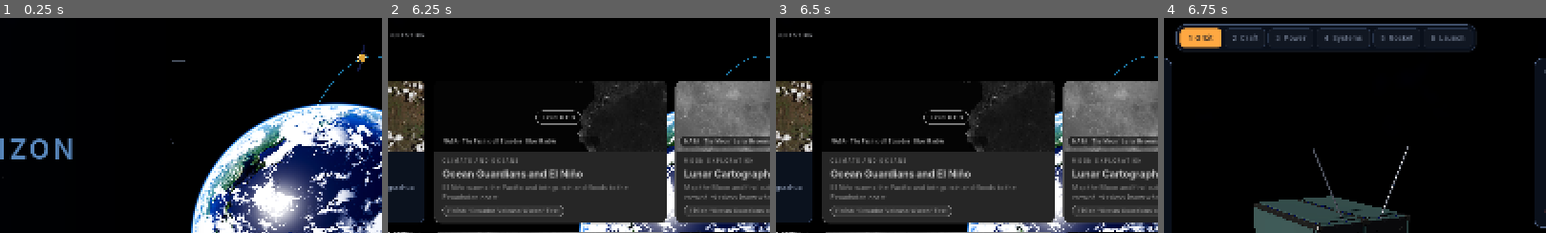
Above: before the commit, frames 1-4 (left to right).
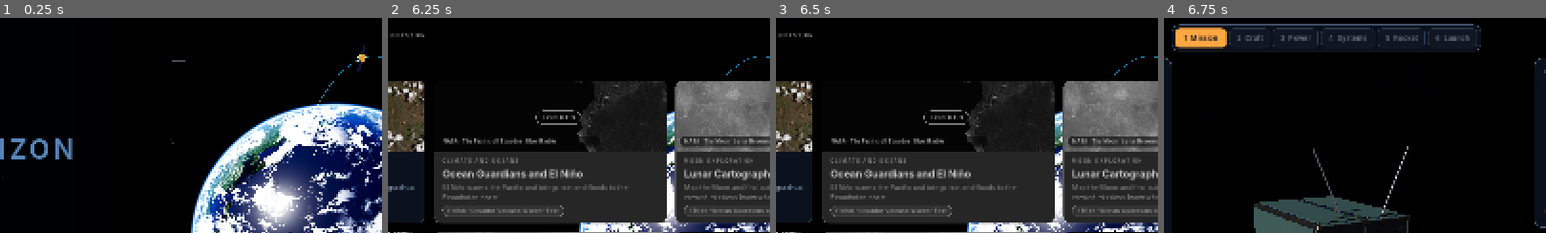
Above: after the commit, the same moments.

Repository: alexanderkholodov1/farpoint-horizon
Game: Godot game, scene res://scenes/main.tscn
Same seed, same stepped clock (60 frames per second), same inputs: the game is played once before the commit and once after it.
Inputs (mouse positions are % of the whole screen's width and height, from its top left):
- Up to frame 1 (0.25 s): no input
- Up to frame 2 (6.25 s): click "▶ Play" at 0.5 s; tap Enter at 1.25 s; move the mouse to (72, 45) at 1.27 s; hold Right 1.28-2 s; hold Shift 1.28-2 s; click (72, 45) at 1.42 s; tap Space at 1.52, 6.02 s; click "◀ Menu" at 2 s; click "▶ Play" at 2.75 s; drag from (30, 55) to (45, 70) at 3.52 s; move the mouse to (60, 28) at 4.27 s; hold Right 4.28-5 s; hold Z 4.28-5 s; drag from (45, 70) to (20, 35) at 5.02 s; move the mouse to (80, 65) at 5.77 s; hold Left from 5.78 s (still down); tap M at 5.85 s
- Up to frame 3 (6.5 s): keep holding Left
- Up to frame 4 (6.75 s): release Left at 6.5 s; drag from (20, 35) to (35, 25) at 6.52 s
The pictures show only the part of the screen within x 29-79%, y 0-50%; the shares and areas given below are measured in that part.

Frames 1-3 are identical in both runs. In frame 4, 1.8% of the frame differs, in the area x 2-83%, y 2-16%.

Commit message:
The extra goals are shown first and chosen by the player; the rocket turns smoothly toward its attitude; the exhaust plume glows from its axis instead of reading as a flat cylinder; the flight panel loses its TIME heading (issues #10, #12)

Diff:
--- a/data/tutorial.json
+++ b/data/tutorial.json
@@ -6,8 +6,9 @@
    "ctx": "design:0",
    "who": "pilot",
    "title": "Welcome aboard",
-   "text": "Your first mission: land at the Moon's south pole, where the Sun never climbs high and ice may hide in the dark of the craters. We design it one station at a time. First, the orbit, where your craft will fly. Lunar orbit, 100 km up, is the one: click it.",
+   "text": "Your first mission: land at the Moon's south pole, where the Sun never climbs high and ice may hide in the dark of the craters. First, the extra goals: keep the ones you want to go for and press Continue. Then the orbit, where your craft will fly: lunar orbit, 100 km up, is the one. Click it.",
    "targets": [
+    "Continue ▶",
     "Lunar orbit (100 km)"
    ],
    "sources": [
--- a/i18n/design_guide.csv
+++ b/i18n/design_guide.csv
@@ -80,3 +80,8 @@
 You are in orbit around the Moon: the landing comes next,Estás en órbita alrededor de la Luna: sigue el alunizaje
 Press SPACE to try the departure again,Pulsa ESPACIO para intentar la salida otra vez
 Map · M for the big one,Mapa · M para el grande
+Which extra goals will you go for?,¿Qué objetivos extra vas a buscar?
+Each one you meet adds points and brings a photo home. Missing one never takes anything away.,Cada uno que cumplas suma puntos y trae una foto a casa. No cumplir uno nunca te quita nada.
+%d of %d chosen,%d de %d elegidos
++%d points,+%d puntos
+Going for it,Voy por él
--- a/i18n/tutorial.csv
+++ b/i18n/tutorial.csv
@@ -1,6 +1,6 @@
 keys,es
 Welcome aboard,Bienvenido a bordo
-"Your first mission: land at the Moon's south pole, where the Sun never climbs high and ice may hide in the dark of the craters. We design it one station at a time. First, the orbit, where your craft will fly. Lunar orbit, 100 km up, is the one: click it.","Tu primera misión: aterrizar en el polo sur de la Luna, donde el Sol nunca sube alto y puede haber hielo escondido en la oscuridad de los cráteres. La diseñamos pregunta por pregunta. Primero, la órbita, donde volará tu nave. La órbita lunar, a 100 km, es la indicada: haz clic en ella."
+"Your first mission: land at the Moon's south pole, where the Sun never climbs high and ice may hide in the dark of the craters. First, the extra goals: keep the ones you want to go for and press Continue. Then the orbit, where your craft will fly: lunar orbit, 100 km up, is the one. Click it.","Tu primera misión: aterrizar en el polo sur de la Luna, donde el Sol nunca sube alto y puede haber hielo escondido en la oscuridad de los cráteres. Primero, los objetivos extra: deja los que quieras buscar y pulsa Continuar. Luego la órbita, donde volará tu nave: la órbita lunar, a 100 km, es la indicada. Haz clic en ella."
 The body of the craft,El cuerpo de la nave
 "The platform is the craft's body: structure, computer, room for instruments. A small one is cheap but fills up fast. T …(344 unchanged characters)…
 What we came to see,Lo que vinimos a ver
--- a/scripts/flight/flight_hud.gd
+++ b/scripts/flight/flight_hud.gd
@@ -184,19 +184,16 @@
 ## Adds the time control under the clock: real time and faster, chosen with the buttons or the keys , and . ;
 ## `cap` is the fastest allowed at first. A note says in words how fast time runs, so the clock never misleads.
 func add_time_warp(cap := 1.0) -> void:
-	var head := Kit.caps(TranslationServer.translate("Time"))
-	_top.add_child(head)
-	_top.move_child(head, 2)
 	warp_box = Kit.segmented()
 	for w in WARPS:
 		var b := Kit.choice(_warp_label(w), false, func(): set_warp(w, true), 66)
 		_warp_btns[w] = b
 		warp_box.add_child(b)
 	_top.add_child(warp_box)
-	_top.move_child(warp_box, 3)
+	_top.move_child(warp_box, 2)
 	warp_note = Kit.lbl("", Kit.T_SMALL, Kit.C_DIM, Kit.FONT_R)
 	_top.add_child(warp_note)
-	_top.move_child(warp_note, 4)
+	_top.move_child(warp_note, 3)
 	cap_warp(cap)
 
 
--- a/scripts/screens/design.gd
+++ b/scripts/screens/design.gd
@@ -2,7 +2,7 @@
 ## Design (CML 2-4), guided as the rocket builder is: the craft is designed one question at a time. Each question
 ## shows only the options that make sense here, as tiles with a drawing, a name and two facts; the rest is told when
 ## a tile is pointed at. The best fit carries a star, so a player who is lost can follow the stars.
-##   Orbit: where it flies · Craft: its body, its instruments · Power: panels, battery · Systems: antenna, pointing,
+##   Mission: its extra goals, where it flies · Craft: its body, its instruments · Power: panels, battery · Systems: antenna, pointing,
 ##   engine · Rocket: the launcher (or build your own) · Launch: the review, years, extras, LAUNCH!
 ## Top: the six stages, the current one lit; a stage already reached can be clicked. Centre: the craft in 3D.
 ## Right: the mission board as seven short answers (budget, mass, power, battery, data, fuel, science).
@@ -13,10 +13,12 @@
 const Bots := preload("res://scripts/crew/bots.gd")
 const PartIcon := preload("res://scripts/ui/part_icon.gd")
 const Progress := preload("res://scripts/progress.gd")
-
-const STAGES := ["Orbit", "Craft", "Power", "Systems", "Rocket", "Launch"]
+const Objectives := preload("res://scripts/flight/objectives.gd")
+
+const STAGES := ["Mission", "Craft", "Power", "Systems", "Rocket", "Launch"]
 ## The questions in order: [id, the GameData.STEPS id it belongs to, stage, the question, what it is about].
 const QUESTIONS := [
+	["goals", "orbita", 0, "Which extra goals will you go for?", "Each one you meet adds points and brings a photo home. Missing one never takes anything away."],
 	["orbit", "orbita", 0, "Where will it fly?", "The orbit decides what your craft sees, how long it talks to Earth and how hard it is to get there."],
 	["bus", "plataforma", 1, "How big is your craft?", "The body holds everything. Bigger carries more instruments, and costs and weighs more."],
 	["instruments", "instrumentos", 1, "What will it carry?", "The instruments do the science. Pick the ones that meet the goals, then continue."],
@@ -75,7 +77,7 @@
 # ===================================================================================== THE SCREEN
 ## Draws the screen at question i.
 func _show(i: int) -> void:
-	q = clampi(i, 0, QUESTIONS.size() - 1)
+	q = clampi(i, _first_q(), QUESTIONS.size() - 1)
 	_reached = maxi(_reached, q)
 	var Q: Array = QUESTIONS[q]
 	for k in GameData.STEPS.size():
@@ -149,7 +151,7 @@
 	bar.add_child(menu)
 	var back := Kit.btn(tr("◀ Back"), func(): _show(q - 1), Kit.T_BODY, 130)
 	back.custom_minimum_size.y = Kit.BTN_H + 8
-	back.disabled = q == 0
+	back.disabled = q <= _first_q()
 	bar.add_child(back)
 	if Q[0] == "review":
 		main_btn = Kit.accent_btn(Kit.btn(tr("LAUNCH!"), func(): main.launch(), Kit.T_ACTION, 260), Kit.C_GOLD)
@@ -169,6 +171,11 @@
 				c.disabled = true
 			elif c is PanelContainer:
 				c.mouse_filter = Control.MOUSE_FILTER_IGNORE
+
+
+## The first question: the extra goals when this mission offers any, else the orbit.
+func _first_q() -> int:
+	return 0 if not mission.extras_offered.is_empty() else 1
 
 
 func _first_of(stage: int) -> int:
@@ -264,6 +271,20 @@
 	var S: Dictionary = GameData.SCENARIOS[mission.scenario]
 	var O: Dictionary = GameData.ORBITS[mission.orbit]
 	match id:
+		"goals":
+			var all: Dictionary = Objectives.all()
+			left_box.add_child(Kit.lbl(tr("%d of %d chosen") % [mission.extras.size(), mission.extras_offered.size()], Kit.T_BODY, Kit.C_TEXT, Kit.FONT_B))
+			for e in mission.extras_offered:
+				var E: Dictionary = all.get(e, {})
+				if E.is_empty():
+					continue
+				var has: bool = mission.extras.has(e)
+				left_box.add_child(_tile("star", E.name, [tr("+%d points") % int(E.points)], has, func():
+					if has:
+						mission.extras.erase(e)
+					else:
+						mission.extras.append(e)
+					on_change(false), E.desc, tr("Going for it") if has else "", Kit.C_OK))
 		"orbit":
 			var top := 0.0
 			for o in GameData.ORBITS:
@@ -457,7 +478,8 @@
 
 
 # ===================================================================================== THE MISSION BOARD
-## Seven short answers: what the craft uses against what it has. Pointing at one tells the numbers behind it.
+## Seven short answers: what the craft uses against what it has (the numbers after _row's text are the index in
+## QUESTIONS of the question that decides each: until it is reached the row is grey). Pointing at one tells the numbers behind it.
 func _fill_board(r: Dictionary) -> void:
 	var S: Dictionary = GameData.SCENARIOS[mission.scenario]
 	board.add_child(Kit.caps(tr("Mission board")))
@@ -466,12 +488,12 @@
 	_row(tr("Mass"), tr("weighs %s · limit %s") % [Kit.kg(r.mass_total), Kit.kg(r.mass_limit)], r.mass_total / max(0.001, r.mass_limit), 0.9,
 		tr("Limit") + " · " + tr("platform %s · rocket %s") % [Kit.kg(r.mass_bus_max), Kit.kg(r.launch_cap) if r.launch_cap > …(195 unchanged characters)…
 	_row(tr("Power"), tr("uses %s · makes %s") % [Kit.watts(r.power_load), Kit.watts(r.power_gen)], r.power_load / max(0.001, r.power_gen), 0.87,
-		tr("Draw against the panels' average generation (counting shadow).") + " " + tr("Margin %s") % Kit.pct(r.power_margin), false, 3)
-	_row(tr("Battery"), tr("needs %d Wh · holds %d Wh") % [int(r.battery_need), int(r.battery_wh)], r.battery_need / max(0.001, r.battery_wh), 0.85, tr("Energy needed to cross the shadow."), false, 4)
-	_row(tr("Data"), tr("makes %s · sends %s a day") % [Kit.gb(r.data_gen), Kit.gb(r.data_down)], r.data_gen / max(0.0001, r.data_down), 0.9, tr("Data made against what the antenna can send down."), false, 5)
-	_row(tr("Fuel"), tr("needs %d m/s · has %d m/s") % [int(r.dv_need), int(r.dv_have)], r.dv_need / max(0.001, r.dv_have) if r.dv_have > 0.0 else (0.0 if r.dv_need <= 0.0 else 2.0), 0.9, tr("Change of speed needed to get there and hold the orbit."), false, 7)
+		tr("Draw against the panels' average generation (counting shadow).") + " " + tr("Margin %s") % Kit.pct(r.power_margin), false, 4)
+	_row(tr("Battery"), tr("needs %d Wh · holds %d Wh") % [int(r.battery_need), int(r.battery_wh)], r.battery_need / max(0.001, r.battery_wh), 0.85, tr("Energy needed to cross the shadow."), false, 5)
+	_row(tr("Data"), tr("makes %s · sends %s a day") % [Kit.gb(r.data_gen), Kit.gb(r.data_down)], r.data_gen / max(0.0001, r.data_down), 0.9, tr("Data made against what the antenna can send down."), false, 6)
+	_row(tr("Fuel"), tr("needs %d m/s · has %d m/s") % [int(r.dv_need), int(r.dv_have)], r.dv_need / max(0.001, r.dv_have) if r.dv_have > 0.0 else (0.0 if r.dv_need <= 0.0 else 2.0), 0.9, tr("Change of speed needed to get there and hold the orbit."), false, 8)
 	var sf: float = r.expected_science / S.science_target
-	_row(tr("Science"), tr("%d points · goal %d") % [int(r.expected_science), int(S.science_target)], sf, 0.0, tr("An estimate with no surprises."), true, 2)
+	_row(tr("Science"), tr("%d points · goal %d") % [int(r.expected_science), int(S.science_target)], sf, 0.0, tr("An estimate with no surprises."), true, 3)
 	var nf := 0
 	var nw := 0
 	for c in r.checks:
--- a/scripts/screens/launch.gd
+++ b/scripts/screens/launch.gd
@@ -48,6 +48,8 @@
 var base_fov := 75.0           ## The camera's field of view on entering, restored on exit.
 var smoke: CPUParticles3D       ## Steam and smoke thrown sideways at ignition (the look of #12).
 
+
+var shown_pitch := 0.0             ## The pitch the rocket is drawn at, easing toward the model's.
 
 func enter(_args: Dictionary) -> void:
 	world.cam_free = false
@@ -241,7 +243,9 @@
 	var vx: float = _squash(model.x, 1000.0, 0.08) * VIS
 	var vy: float = 0.2 + _squash(model.h, 1500.0, 0.1) * VIS
 	rocket.position = Vector3(vx, vy, 0)
-	rocket.rotation = Vector3(0, 0, -deg_to_rad(model.pitch))
+	# the rocket turns smoothly toward its true attitude (the dial shows the true one)
+	shown_pitch = model.pitch if absf(model.pitch - shown_pitch) > 30.0 else lerpf(shown_pitch, model.pitch, clampf(get_process_delta_time() * 3.5, 0.0, 1.0))
+	rocket.rotation = Vector3(0, 0, -deg_to_rad(shown_pitch))
 	if model.h > 15000.0:
 		pad.visible = false
 		horizon.visible = true
--- a/scripts/ui/part_icon.gd
+++ b/scripts/ui/part_icon.gd
@@ -4,7 +4,7 @@
 ##   const PartIcon := preload("res://scripts/ui/part_icon.gd")
 ##   var i := PartIcon.new(); i.kind = "tank"; i.k = 0.75
 ## kinds: engine, upper, tank, booster, fairing, orbit, bus, camera, panel, battery, antenna, wheel, thruster, rocket,
-## shield, spare, none.
+## shield, spare, star, none.
 
 const Kit := preload("res://scripts/ui/kit.gd")
 
@@ -120,6 +120,12 @@
 		"spare":    # a backup: two of the same
 			_box(x - 20, 22, x + 4, 54, c)
 			_box(x - 4, 14, x + 20, 46, w)
+		"star":     # a goal to go for
+			var pts: Array = []
+			for i in 10:
+				var a := -PI / 2.0 + i * PI / 5.0
+				pts.append(Vector2(x, 36) + Vector2.from_angle(a) * (24.0 if i % 2 == 0 else 10.0))
+			_shape(pts, w)
 		_:          # nothing here
 			draw_arc(Vector2(x, 36), 20.0, 0.0, TAU, 40, Color(c, 0.6), 2.0, true)
 			draw_line(Vector2(x - 14, 50), Vector2(x + 14, 22), Color(c, 0.6), 2.0)
--- a/shaders/engine_glow.gdshader
+++ b/shaders/engine_glow.gdshader
@@ -1,11 +1,14 @@
 shader_type spatial;
 render_mode blend_add, unshaded, cull_disabled, depth_draw_never;
+// The exhaust plume under an engine: brightest and white-hot along its axis near the nozzle, fading toward its
+// edges and its tail, so it reads as a glowing jet and not as a solid cylinder.
 uniform vec3 glow : source_color = vec3(1.0, 0.6, 0.2);
 uniform float strength = 2.0;
-varying float vy;
-void vertex() { vy = UV.y; }
 void fragment() {
 	float flick = 0.85 + 0.15 * sin(TIME * 40.0 + UV.x * 20.0);
-	float f = pow(1.0 - clamp(dot(NORMAL, VIEW) * -1.0 + 1.0, 0.0, 1.0), 0.5);
-	ALBEDO = glow * strength * flick * (1.0 - UV.y);
+	float facing = abs(dot(normalize(NORMAL), normalize(VIEW)));   // 1 looking through the middle, 0 at the silhouette
+	float core = pow(facing, 2.5);
+	float along = pow(clamp(1.0 - UV.y, 0.0, 1.0), 1.6);            // bright at the nozzle, gone at the tail
+	vec3 col = mix(glow, vec3(1.0, 0.95, 0.85), core * along);
+	ALBEDO = col * strength * flick * along * core;
 }
--- a/tests/identityshot.gd
+++ b/tests/identityshot.gd
@@ -44,7 +44,7 @@
 	GameState.mission.from_dict({"bus": "small", "instruments": ["ir_adv", "gas_adv", "cam_ms"], "panels": "dep_m", "battery": "b1k", "comms": "xband", "adcs": "rw", "propulsion": "cold", "launcher": "ride", "orbit": "sso", "years": 3})
 	g.world.rebuild_ship()
 	g.go("design", {"step": 0})
-	for qi in 10:
+	for qi in 11:
 		g.screen._show(qi)
 		await wait(0.9)
 		await shot("5_design_%d" % qi)
